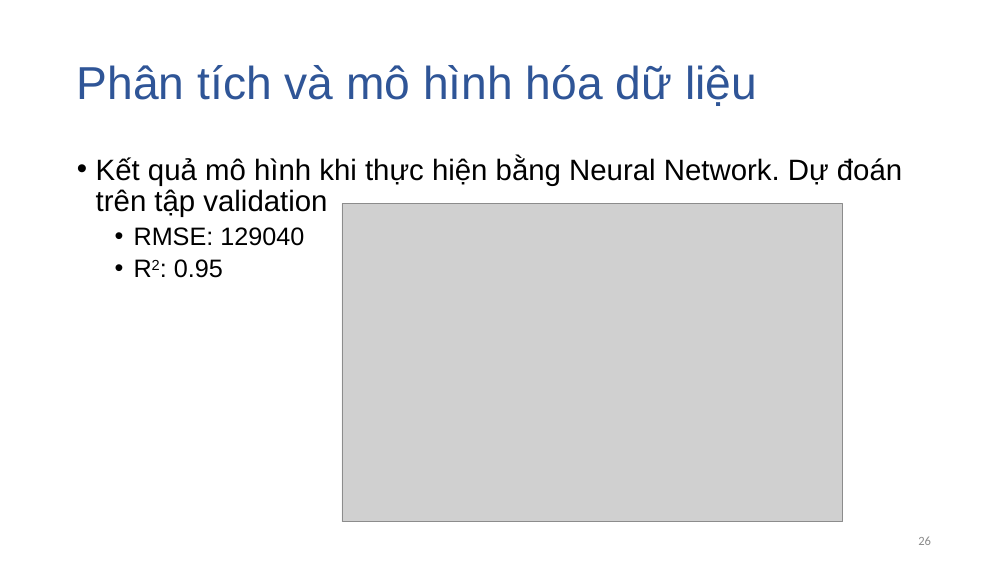
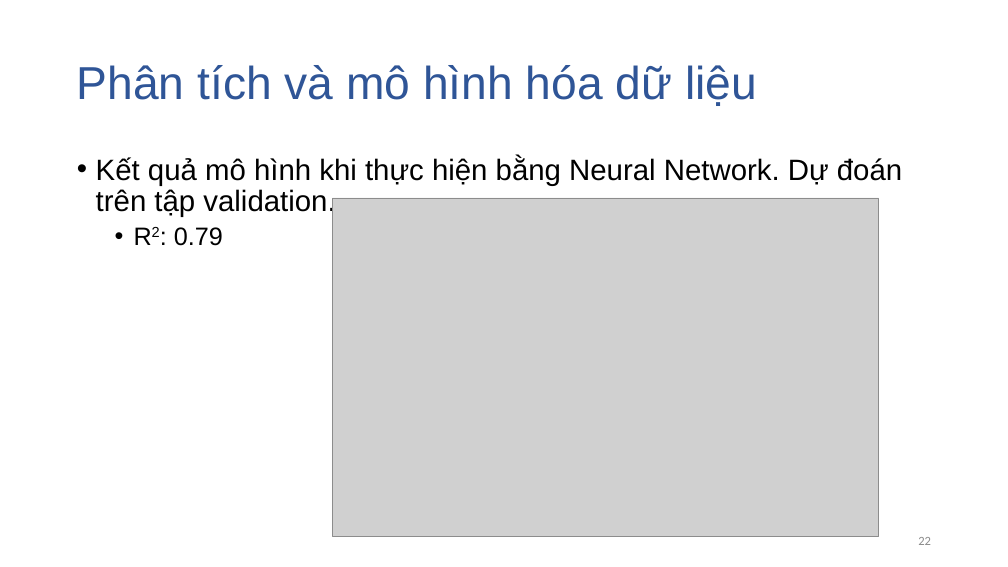
Before and after one commit to dtphat97/DataScienceFinal, a slide deck: slide 22 of Slide.pptx (slide 26 before the commit). Drawn at 1008x567 pixels with LibreOffice and Linux fonts; fonts in the diff are those of the drawing; grey boxes stand for pictures. Boxes give left, top, right and bottom in pixels: in the first picture for what was removed or moved away, otherwise in the second. Text is boxed around its words. In the diff, an @@ line names an element or a change of style, - is before the commit and + after.

```diff
--- a/Slide.pptx
+++ b/Slide.pptx
@@ text at (96,157,902,246): text changed @@
-• Kết quả mô hình khi thực hiện bằng Neural Network. Dự đoán trên tập validation
-  • RMSE: 129040
-  • R2: 0.95
+• Kết quả mô hình khi thực hiện bằng Neural Network. Dự đoán trên tập validation.
+  • R2: 0.79
@@ picture: place and size @@
-picture at (342,203,843,522)
+picture at (333,198,879,537)
@@ page number at (918,537,931,545): text changed @@
-26
+22
```
Also in this commit, not shown: 6 other slides changed, 1 slide added, 6 slides removed, 11 other files.
